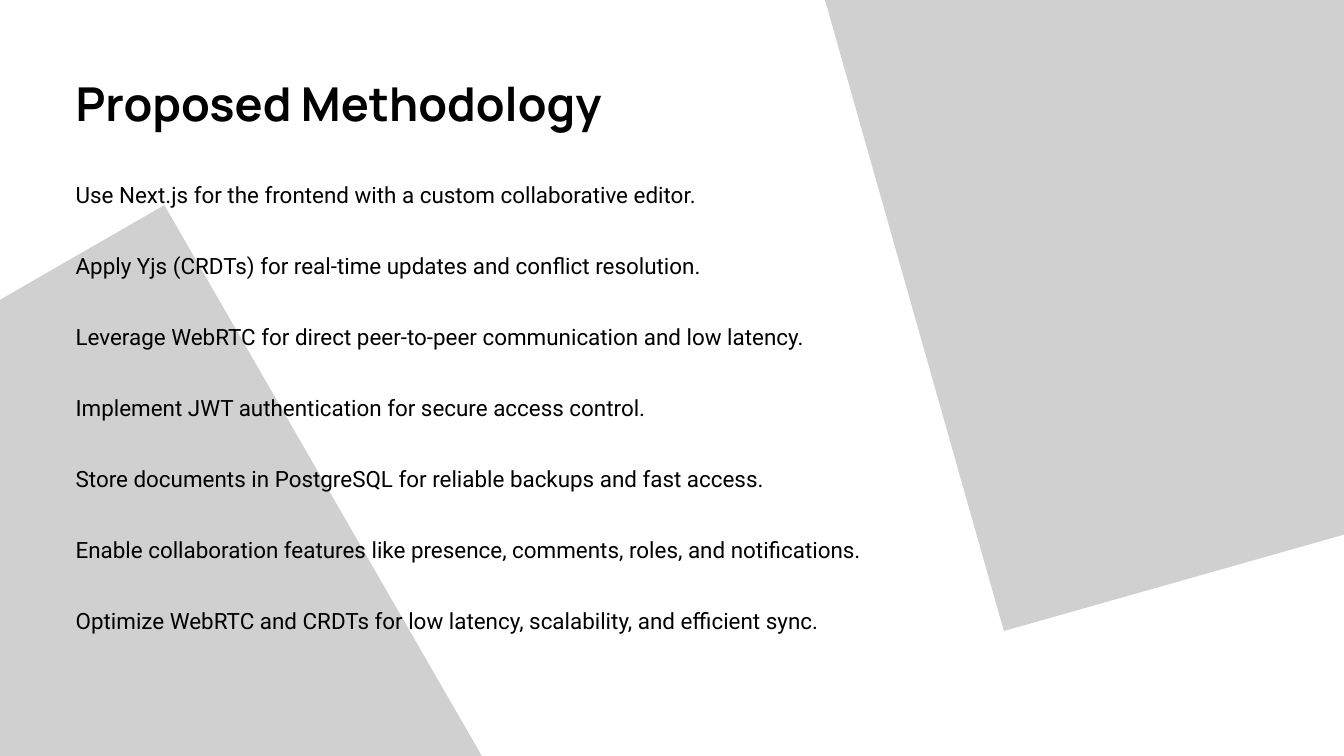
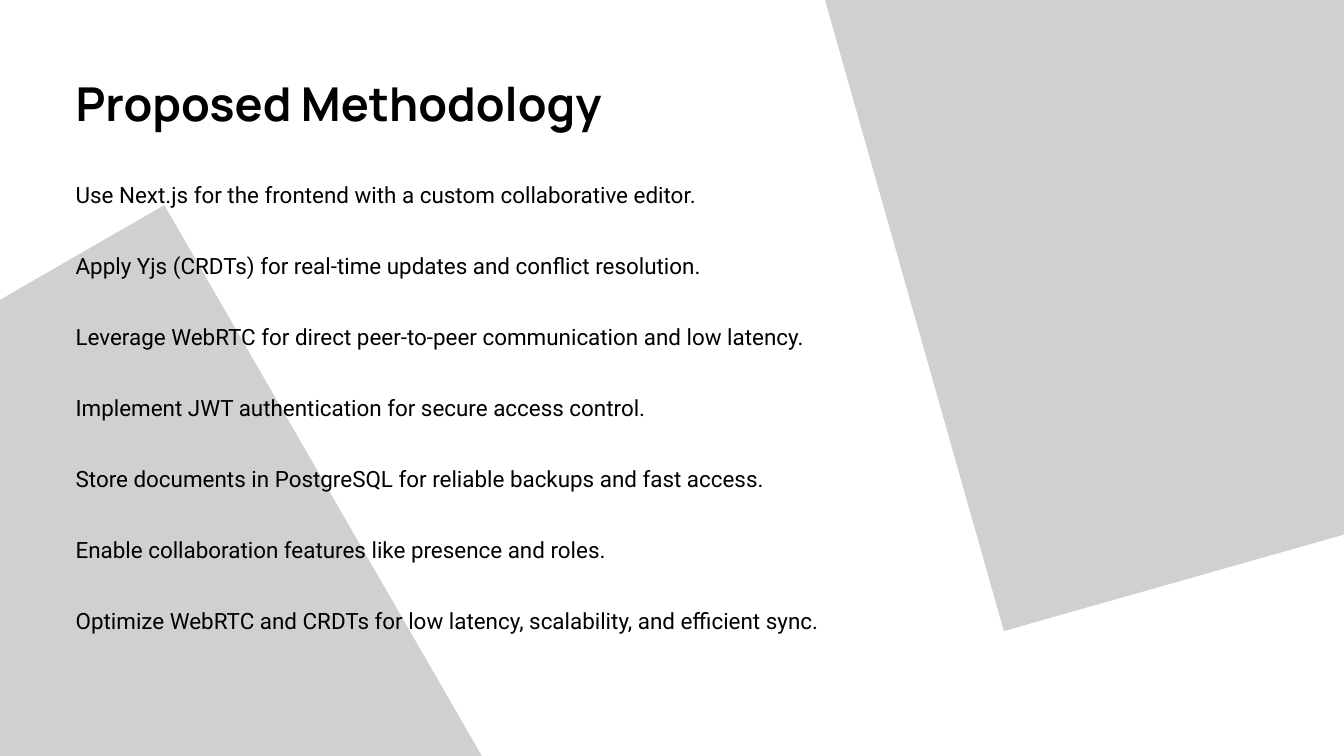
Before and after one commit to charankumaregd/final_year_project, a slide deck: slide 2 of review/pptx/review_1.pptx. Drawn at 1344x756 pixels with LibreOffice and Linux fonts; fonts in the diff are those of the drawing; grey boxes stand for pictures; background and template pictures are left out. Boxes give left, top, right and bottom in pixels: in the first picture for what was removed or moved away, otherwise in the second. Text is boxed around its words. In the diff, an @@ line names an element or a change of style, - is before the commit and + after.

Commit message:
updated review ppt and pdf

```diff
--- a/review/pptx/review_1.pptx
+++ b/review/pptx/review_1.pptx
@@ text at box(76, 538, 606, 563): text changed @@
-Enable collaboration features like presence, comments, roles, and notifications.
+Enable collaboration features like presence and roles.
```
Also in this commit, not shown: 6 other files.
